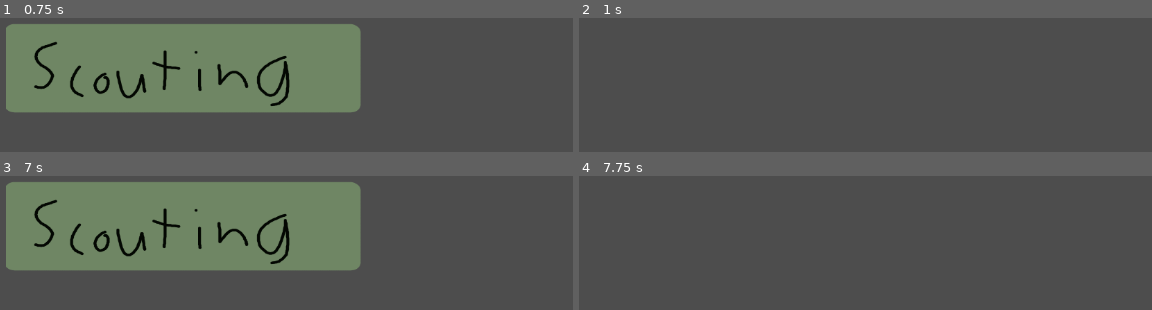
Above: before the commit, frames 1-4 (two rows, left to right).
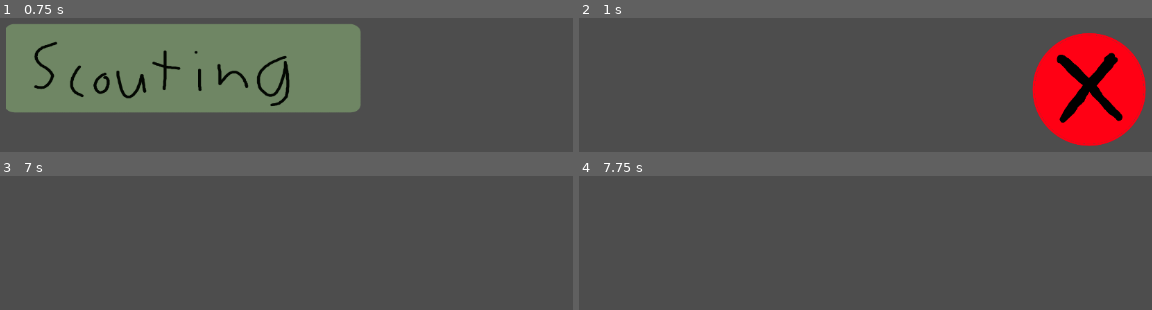
Above: after the commit, the same moments.

Repository: frc6357/ScoutingPass2026
Game: Godot game, scene res://Scenes/tools.tscn
Two runs of this game, one before a commit and one after it. Both use one fixed random seed, a clock stepped at 60 frames per second and the inputs below. This scene is started directly instead of the project's main scene.
Inputs:
- Up to frame 1 (0.75 s): tap Enter at 0.5 s; tap M (main) at 0.6 s
- Up to frame 2 (1 s): tap G (minigame) at 0.8 s
- Up to frame 3 (7 s): tap Space at 1.25, 2.75, 4.25 s; tap G (minigame) at 1.35 s; tap S (scouting, bound only before the commit) at 1.55, 2.1 s; tap Enter at 2, 3.5 s; tap T (tools) at 2.3, 2.85 s; tap 1 (auto, bound only after the commit) at 3.05, 3.6 s; tap 3 (endgame, bound only after the commit) at 3.8, 4.35 s; tap 5 (final, bound only after the commit) at 4.55, 5.1 s; tap 4 (misc, bound only after the commit) at 5.3, 5.85 s; tap 2 (teleop, bound only after the commit) at 6.05, 6.6 s; tap M (main) at 6.8 s
- Up to frame 4 (7.75 s): tap M (main) at 7.35 s; tap G (minigame) at 7.55 s

Frame 1 is identical in both runs. In frame 2, 13% of the frame differs, in the area x 79-99%, y 11-96%; in frame 3, 40%, in the area x 1-64%, y 4-71%; in frame 4, nothing differs.

Commit message:
finished menu. created groundwork for scoutingpass

Diff:
--- a/Scenes/main.tscn
+++ b/Scenes/main.tscn
@@ -18,7 +18,7 @@
 position = Vector2(-1, -248)
 scale = Vector2(8.8, 5.57)
 shape = SubResource("RectangleShape2D_qvxjn")
-action = "scouting"
+action = "auto"
 
 [node name="Image" type="Sprite2D" parent="buttons/Scouting"]
 position = Vector2(0.227273, 8.79713)
--- a/Scenes/match_scouting.tscn
+++ b/Scenes/match_scouting.tscn
@@ -1,9 +1,8 @@
-[gd_scene load_steps=6 format=3 uid="uid://debhkbfae60wr"]
+[gd_scene load_steps=5 format=3 uid="uid://debhkbfae60wr"]
 
 [ext_resource type="Script" path="res://Scripts/match_scouting.gd" id="1_u2ron"]
 [ext_resource type="PackedScene" uid="uid://dyich51qwix0q" path="res://Scenes/qr_code_generator.tscn" id="2_77k5n"]
 [ext_resource type="PackedScene" uid="uid://b4uye4bit4uft" path="res://Scenes/data_storage.tscn" id="3_rvlpy"]
-[ext_resource type="Texture2D" uid="uid://6wksducocnk1" path="res://Assets/button2.png" id="4_hhm0p"]
 
 [sub_resource type="CircleShape2D" id="CircleShape2D_5wm3b"]
 
@@ -16,13 +15,22 @@
 
 [node name="DataStorage" parent="." instance=ExtResource("3_rvlpy")]
 
-[node name="Return to menu" type="TouchScreenButton" parent="."]
-position = Vector2(474, -221)
+[node name="Next" type="TouchScreenButton" parent="."]
+position = Vector2(469, -232)
+scale = Vector2(8, 8)
+shape = SubResource("CircleShape2D_5wm3b")
+action = "teleop"
+
+[node name="Image" type="Sprite2D" parent="Next"]
+position = Vector2(-39.125, 33.875)
+scale = Vector2(0.05, 0.05)
+
+[node name="Previous" type="TouchScreenButton" parent="."]
+position = Vector2(-490, -236)
 scale = Vector2(8, 8)
 shape = SubResource("CircleShape2D_5wm3b")
 action = "main"
 
-[node name="Image" type="Sprite2D" parent="Return to menu"]
-position = Vector2(1.25, 1.5)
+[node name="Image" type="Sprite2D" parent="Previous"]
+position = Vector2(-39.125, 33.875)
 scale = Vector2(0.05, 0.05)
-texture = ExtResource("4_hhm0p")
--- /dev/null
+++ b/Scenes/match_scouting2.tscn
@@ -0,0 +1,36 @@
+[gd_scene load_steps=5 format=3 uid="uid://qo77a3fgbfyq"]
+
+[ext_resource type="Script" path="res://Scenes/match_scouting_2.gd" id="1_abj35"]
+[ext_resource type="PackedScene" uid="uid://dyich51qwix0q" path="res://Scenes/qr_code_generator.tscn" id="2_73pei"]
+[ext_resource type="PackedScene" uid="uid://b4uye4bit4uft" path="res://Scenes/data_storage.tscn" id="3_vau7e"]
+
+[sub_resource type="CircleShape2D" id="CircleShape2D_5wm3b"]
+
+[node name="MatchScouting" type="Node2D"]
+script = ExtResource("1_abj35")
+
+[node name="Camera2D" type="Camera2D" parent="."]
+
+[node name="QR code generator" parent="." instance=ExtResource("2_73pei")]
+
+[node name="DataStorage" parent="." instance=ExtResource("3_vau7e")]
+
+[node name="Next" type="TouchScreenButton" parent="."]
+position = Vector2(469, -232)
+scale = Vector2(8, 8)
+shape = SubResource("CircleShape2D_5wm3b")
+action = "endgame"
+
+[node name="Image" type="Sprite2D" parent="Next"]
+position = Vector2(-39.125, 33.875)
+scale = Vector2(0.05, 0.05)
+
+[node name="Previous" type="TouchScreenButton" parent="."]
+position = Vector2(-490, -236)
+scale = Vector2(8, 8)
+shape = SubResource("CircleShape2D_5wm3b")
+action = "auto"
+
+[node name="Image" type="Sprite2D" parent="Previous"]
+position = Vector2(-39.125, 33.875)
+scale = Vector2(0.05, 0.05)
--- /dev/null
+++ b/Scenes/match_scouting3.tscn
@@ -0,0 +1,36 @@
+[gd_scene load_steps=5 format=3 uid="uid://bopa05thwl3gt"]
+
+[ext_resource type="Script" path="res://Scenes/match_scouting_3.gd" id="1_t4b3f"]
+[ext_resource type="PackedScene" uid="uid://dyich51qwix0q" path="res://Scenes/qr_code_generator.tscn" id="2_g8xew"]
+[ext_resource type="PackedScene" uid="uid://b4uye4bit4uft" path="res://Scenes/data_storage.tscn" id="3_aydxg"]
+
+[sub_resource type="CircleShape2D" id="CircleShape2D_5wm3b"]
+
+[node name="MatchScouting" type="Node2D"]
+script = ExtResource("1_t4b3f")
+
+[node name="Camera2D" type="Camera2D" parent="."]
+
+[node name="QR code generator" parent="." instance=ExtResource("2_g8xew")]
+
+[node name="DataStorage" parent="." instance=ExtResource("3_aydxg")]
+
+[node name="Next" type="TouchScreenButton" parent="."]
+position = Vector2(469, -232)
+scale = Vector2(8, 8)
+shape = SubResource("CircleShape2D_5wm3b")
+action = "misc"
+
+[node name="Image" type="Sprite2D" parent="Next"]
+position = Vector2(-39.125, 33.875)
+scale = Vector2(0.05, 0.05)
+
+[node name="Previous" type="TouchScreenButton" parent="."]
+position = Vector2(-490, -236)
+scale = Vector2(8, 8)
+shape = SubResource("CircleShape2D_5wm3b")
+action = "teleop"
+
+[node name="Image" type="Sprite2D" parent="Previous"]
+position = Vector2(-39.125, 33.875)
+scale = Vector2(0.05, 0.05)
--- /dev/null
+++ b/Scenes/match_scouting4.tscn
@@ -0,0 +1,36 @@
+[gd_scene load_steps=5 format=3 uid="uid://rnrdje1vlgpy"]
+
+[ext_resource type="Script" path="res://Scenes/match_scouting_4.gd" id="1_yeysk"]
+[ext_resource type="PackedScene" uid="uid://dyich51qwix0q" path="res://Scenes/qr_code_generator.tscn" id="2_8qnhp"]
+[ext_resource type="PackedScene" uid="uid://b4uye4bit4uft" path="res://Scenes/data_storage.tscn" id="3_wqrnt"]
+
+[sub_resource type="CircleShape2D" id="CircleShape2D_5wm3b"]
+
+[node name="MatchScouting" type="Node2D"]
+script = ExtResource("1_yeysk")
+
+[node name="Camera2D" type="Camera2D" parent="."]
+
+[node name="QR code generator" parent="." instance=ExtResource("2_8qnhp")]
+
+[node name="DataStorage" parent="." instance=ExtResource("3_wqrnt")]
+
+[node name="Next" type="TouchScreenButton" parent="."]
+position = Vector2(469, -232)
+scale = Vector2(8, 8)
+shape = SubResource("CircleShape2D_5wm3b")
+action = "final"
+
+[node name="Image" type="Sprite2D" parent="Next"]
+position = Vector2(-39.125, 33.875)
+scale = Vector2(0.05, 0.05)
+
+[node name="Previous" type="TouchScreenButton" parent="."]
+position = Vector2(-490, -236)
+scale = Vector2(8, 8)
+shape = SubResource("CircleShape2D_5wm3b")
+action = "endgame"
+
+[node name="Image" type="Sprite2D" parent="Previous"]
+position = Vector2(-39.125, 33.875)
+scale = Vector2(0.05, 0.05)
--- /dev/null
+++ b/Scenes/match_scouting_2.gd
@@ -0,0 +1,14 @@
+extends Node2D
+
+
+# Called when the node enters the scene tree for the first time.
+func _ready() -> void:
+	print("scouting2")
+
+
+# Called every frame. 'delta' is the elapsed time since the previous frame.
+func _process(_delta: float) -> void:
+	if Input.is_action_just_pressed("auto"):
+		get_tree().change_scene_to_file("res://Scenes/match_scouting.tscn")
+	if Input.is_action_just_pressed("endgame"):
+		get_tree().change_scene_to_file("res://Scenes/match_scouting3.tscn")
--- /dev/null
+++ b/Scenes/match_scouting_3.gd
@@ -0,0 +1,14 @@
+extends Node2D
+
+
+# Called when the node enters the scene tree for the first time.
+func _ready() -> void:
+	print("scouting3")
+
+
+# Called every frame. 'delta' is the elapsed time since the previous frame.
+func _process(delta: float) -> void:
+	if Input.is_action_just_pressed("teleop"):
+		get_tree().change_scene_to_file("res://Scenes/match_scouting2.tscn")
+	if Input.is_action_just_pressed("misc"):
+		get_tree().change_scene_to_file("res://Scenes/match_scouting4.tscn")
--- /dev/null
+++ b/Scenes/match_scouting_4.gd
@@ -0,0 +1,14 @@
+extends Node2D
+
+
+# Called when the node enters the scene tree for the first time.
+func _ready() -> void:
+	print("scouting4")
+
+
+# Called every frame. 'delta' is the elapsed time since the previous frame.
+func _process(delta: float) -> void:
+	if Input.is_action_just_pressed("endgame"):
+		get_tree().change_scene_to_file("res://Scenes/match_scouting3.tscn")
+	if Input.is_action_just_pressed("final"):
+		get_tree().change_scene_to_file("res://Scenes/match_scouting_final.tscn")
--- /dev/null
+++ b/Scenes/match_scouting_final.gd
@@ -0,0 +1,14 @@
+extends Node2D
+
+
+# Called when the node enters the scene tree for the first time.
+func _ready() -> void:
+	print("scouting final")
+
+
+# Called every frame. 'delta' is the elapsed time since the previous frame.
+func _process(delta: float) -> void:
+	if Input.is_action_just_pressed("misc"):
+		get_tree().change_scene_to_file("res://Scenes/match_scouting4.tscn")
+	if Input.is_action_just_pressed("main"):
+		get_tree().change_scene_to_file("res://Scenes/main.tscn")
--- /dev/null
+++ b/Scenes/match_scouting_final.tscn
@@ -0,0 +1,36 @@
+[gd_scene load_steps=5 format=3 uid="uid://0aql3ehp8yaf"]
+
+[ext_resource type="Script" path="res://Scenes/match_scouting_final.gd" id="1_h0oje"]
+[ext_resource type="PackedScene" uid="uid://dyich51qwix0q" path="res://Scenes/qr_code_generator.tscn" id="2_e18bi"]
+[ext_resource type="PackedScene" uid="uid://b4uye4bit4uft" path="res://Scenes/data_storage.tscn" id="3_nuwcn"]
+
+[sub_resource type="CircleShape2D" id="CircleShape2D_5wm3b"]
+
+[node name="MatchScouting" type="Node2D"]
+script = ExtResource("1_h0oje")
+
+[node name="Camera2D" type="Camera2D" parent="."]
+
+[node name="QR code generator" parent="." instance=ExtResource("2_e18bi")]
+
+[node name="DataStorage" parent="." instance=ExtResource("3_nuwcn")]
+
+[node name="Next" type="TouchScreenButton" parent="."]
+position = Vector2(469, -232)
+scale = Vector2(8, 8)
+shape = SubResource("CircleShape2D_5wm3b")
+action = "main"
+
+[node name="Image" type="Sprite2D" parent="Next"]
+position = Vector2(-39.125, 33.875)
+scale = Vector2(0.05, 0.05)
+
+[node name="Previous" type="TouchScreenButton" parent="."]
+position = Vector2(-490, -236)
+scale = Vector2(8, 8)
+shape = SubResource("CircleShape2D_5wm3b")
+action = "misc"
+
+[node name="Image" type="Sprite2D" parent="Previous"]
+position = Vector2(-39.125, 33.875)
+scale = Vector2(0.05, 0.05)
--- a/Scenes/minigame.tscn
+++ b/Scenes/minigame.tscn
@@ -1,11 +1,25 @@
-[gd_scene load_steps=3 format=3 uid="uid://dah3g7k0b3elt"]
+[gd_scene load_steps=5 format=3 uid="uid://dah3g7k0b3elt"]
 
 [ext_resource type="Script" path="res://Scripts/minigame.gd" id="1_lfhgs"]
 [ext_resource type="PackedScene" uid="uid://b4uye4bit4uft" path="res://Scenes/data_storage.tscn" id="2_14ex8"]
+[ext_resource type="Texture2D" uid="uid://6wksducocnk1" path="res://Assets/button2.png" id="2_gimsa"]
+
+[sub_resource type="CircleShape2D" id="CircleShape2D_so5ne"]
 
 [node name="minigame" type="Node2D"]
 script = ExtResource("1_lfhgs")
 
 [node name="Camera2D" type="Camera2D" parent="."]
 
+[node name="StartScouting" type="TouchScreenButton" parent="Camera2D"]
+position = Vector2(474, -221)
+scale = Vector2(8, 8)
+shape = SubResource("CircleShape2D_so5ne")
+action = "scouting"
+
+[node name="Image" type="Sprite2D" parent="Camera2D/StartScouting"]
+position = Vector2(0.5, 1.125)
+scale = Vector2(0.05, 0.05)
+texture = ExtResource("2_gimsa")
+
 [node name="DataStorage" parent="." instance=ExtResource("2_14ex8")]
--- a/Scripts/main.gd
+++ b/Scripts/main.gd
@@ -7,9 +7,9 @@
 
 
 # Called every frame. 'delta' is the elapsed time since the previous frame.
-func _process(delta: float) -> void:
+func _process(_delta: float) -> void:
 	#changes to the appropriate scene when certain commands are triggered
-	if Input.is_action_just_pressed("scouting"):
+	if Input.is_action_just_pressed("auto"):
 		get_tree().change_scene_to_file("res://Scenes/match_scouting.tscn")
 	if Input.is_action_just_pressed("pit"):
 		get_tree().change_scene_to_file("res://Scenes/pit_scouting.tscn")
--- a/Scripts/match_scouting.gd
+++ b/Scripts/match_scouting.gd
@@ -3,10 +3,12 @@
 
 # Called when the node enters the scene tree for the first time.
 func _ready() -> void:
-	print("scouting")
+	print("scouting1")
 
 
 # Called every frame. 'delta' is the elapsed time since the previous frame.
-func _process(delta: float) -> void:
+func _process(_delta: float) -> void:
 	if Input.is_action_just_pressed("main"):
 		get_tree().change_scene_to_file("res://Scenes/main.tscn")
+	if Input.is_action_just_pressed("teleop"):
+		get_tree().change_scene_to_file("res://Scenes/match_scouting2.tscn")
--- a/Scripts/minigame.gd
+++ b/Scripts/minigame.gd
@@ -7,6 +7,8 @@
 
 
 # Called every frame. 'delta' is the elapsed time since the previous frame.
-func _process(delta: float) -> void:
+func _process(_delta: float) -> void:
 	if Input.is_action_just_pressed("main"):
 		get_tree().change_scene_to_file("res://Scenes/main.tscn")
+	if Input.is_action_just_pressed("auto"):
+		get_tree().change_scene_to_file("res://Scenes/match_scouting.tscn")
--- a/Scripts/tools.gd
+++ b/Scripts/tools.gd
@@ -7,6 +7,6 @@
 
 
 # Called every frame. 'delta' is the elapsed time since the previous frame.
-func _process(delta: float) -> void:
+func _process(_delta: float) -> void:
 	if Input.is_action_just_pressed("main"):
 		get_tree().change_scene_to_file("res://Scenes/main.tscn")
--- a/project.godot
+++ b/project.godot
@@ -17,9 +17,9 @@
 
 [input]
 
-scouting={
+auto={
 "deadzone": 0.5,
-"events": [Object(InputEventKey,"resource_local_to_scene":fa …(140 unchanged characters)… d":false,"keycode":0,"physical_keycode":83,"key_label":0,"unicode":115,"location":0,"echo":false,"script":null)
+"events": [Object(InputEventKey,"resource_local_to_scene":fa …(140 unchanged characters)… d":false,"keycode":0,"physical_keycode":49,"key_label":0,"unicode":49,"location":0,"echo":false,"script":null)
 ]
 }
 pit={
@@ -29,7 +29,7 @@
 }
 strategy={
 "deadzone": 0.5,
-"events": [Object(InputEventKey,"resource_local_to_scene":false,"resource_name":"","device":-1,"window_id":0,"alt_pressed":false,"shift_pressed":true,"ctrl_pressed":false,"meta_pressed":false,"pressed":false,"keycode":0,"physical_keycode":83,"key_label":0,"unicode":83,"location":0,"echo":false,"script":null)
+"events": [Object(InputEventKey,"resource_local_to_scene":false,"resource_name":"","device":-1,"window_id":0,"alt_pressed":false,"shift_pressed":false,"ctrl_pressed":false,"meta_pressed":false,"pressed":false,"keycode":0,"physical_keycode":67,"key_label":0,"unicode":99,"location":0,"echo":false,"script":null)
 ]
 }
 tools={
@@ -47,3 +47,23 @@
 "events": [Object(InputEventKey,"resource_local_to_scene":false,"resource_name":"","device":-1,"window_id":0,"alt_press …(192 unchanged characters)…
 ]
 }
+teleop={
+"deadzone": 0.5,
+"events": [Object(InputEventKey,"resource_local_to_scene":false,"resource_name":"","device":-1,"window_id":0,"alt_pressed":false,"shift_pressed":false,"ctrl_pressed":false,"meta_pressed":false,"pressed":false,"keycode":0,"physical_keycode":50,"key_label":0,"unicode":50,"location":0,"echo":false,"script":null)
+]
+}
+endgame={
+"deadzone": 0.5,
+"events": [Object(InputEventKey,"resource_local_to_scene":false,"resource_name":"","device":-1,"window_id":0,"alt_pressed":false,"shift_pressed":false,"ctrl_pressed":false,"meta_pressed":false,"pressed":false,"keycode":0,"physical_keycode":51,"key_label":0,"unicode":51,"location":0,"echo":false,"script":null)
+]
+}
+misc={
+"deadzone": 0.5,
+"events": [Object(InputEventKey,"resource_local_to_scene":false,"resource_name":"","device":-1,"window_id":0,"alt_pressed":false,"shift_pressed":false,"ctrl_pressed":false,"meta_pressed":false,"pressed":false,"keycode":0,"physical_keycode":52,"key_label":0,"unicode":52,"location":0,"echo":false,"script":null)
+]
+}
+final={
+"deadzone": 0.5,
+"events": [Object(InputEventKey,"resource_local_to_scene":false,"resource_name":"","device":-1,"window_id":0,"alt_pressed":false,"shift_pressed":false,"ctrl_pressed":false,"meta_pressed":false,"pressed":false,"keycode":0,"physical_keycode":53,"key_label":0,"unicode":53,"location":0,"echo":false,"script":null)
+]
+}
